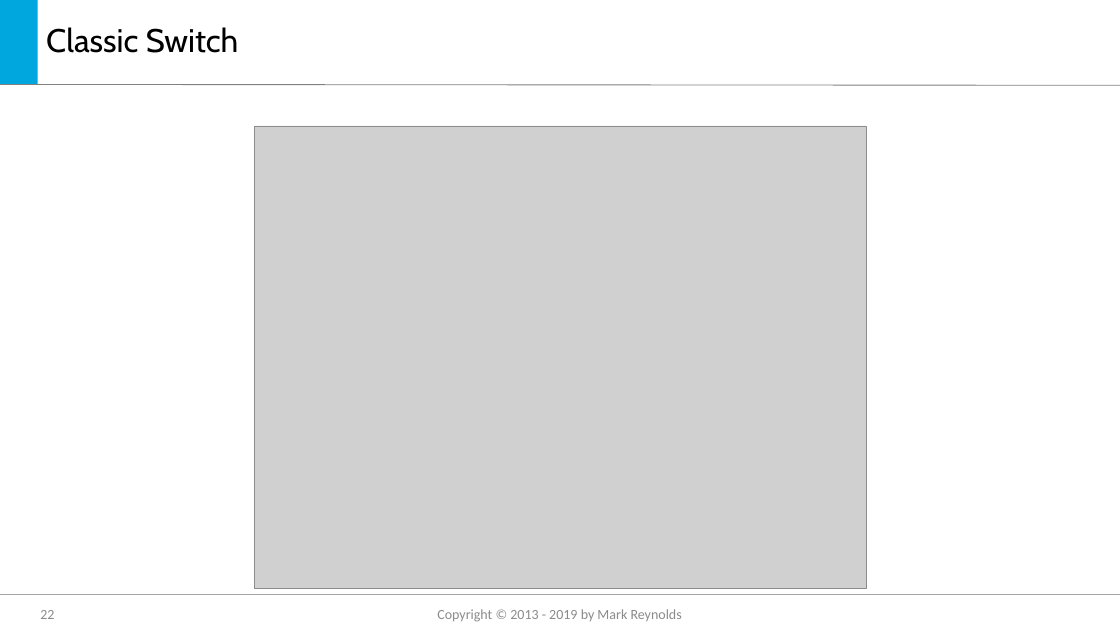
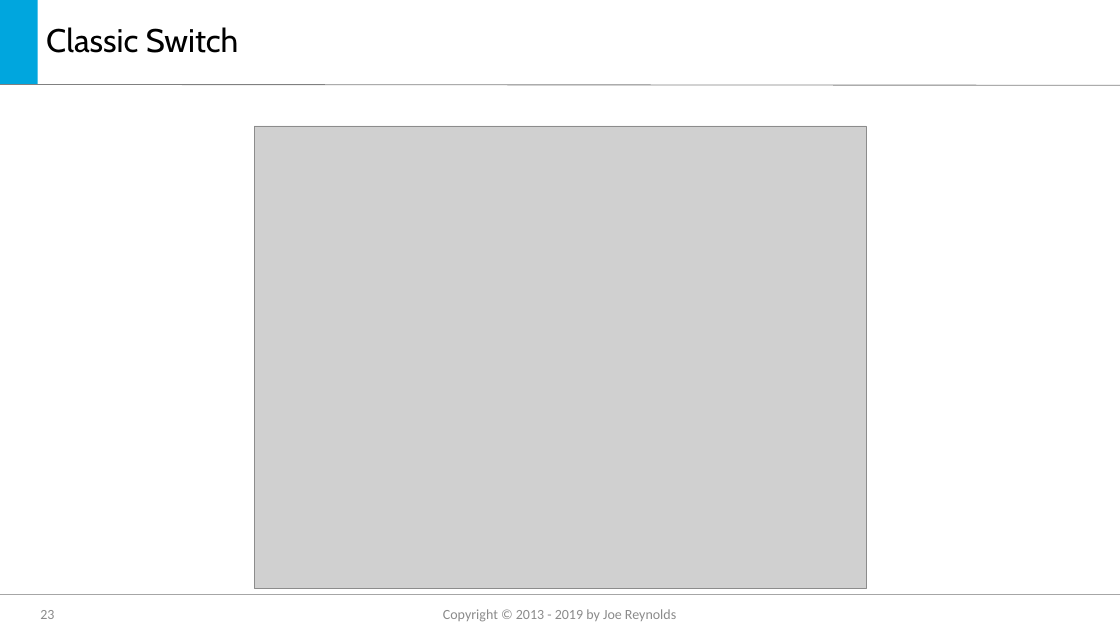
Before and after one commit to jmreynolds/CSharp8, a slide deck: slide 23 of Whats new in C#8.pptx (slide 22 before the commit). Drawn at 1120x630 pixels with LibreOffice and Linux fonts; fonts in the diff are those of the drawing; grey boxes stand for pictures; background and template pictures are left out. Boxes give left, top, right and bottom in pixels: in the first picture for what was removed or moved away, otherwise in the second. Text is boxed around its words. In the diff, an @@ line names an element or a change of style, - is before the commit and + after.

```diff
--- a/Whats new in C#8.pptx
+++ b/Whats new in C#8.pptx
@@ text at (x1=443, y1=609, x2=676, y2=622): text changed @@
-Copyright © 2013 - 2019 by Mark Reynolds
+Copyright © 2013 - 2019 by Joe Reynolds
```
Also in this commit, not shown: 28 other slides changed, 1 slide added.
